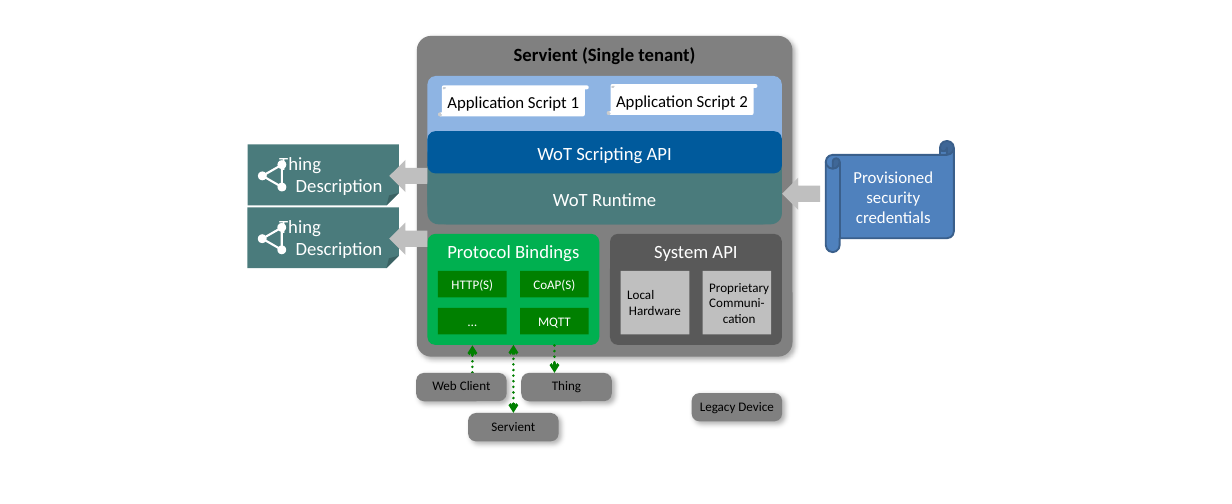
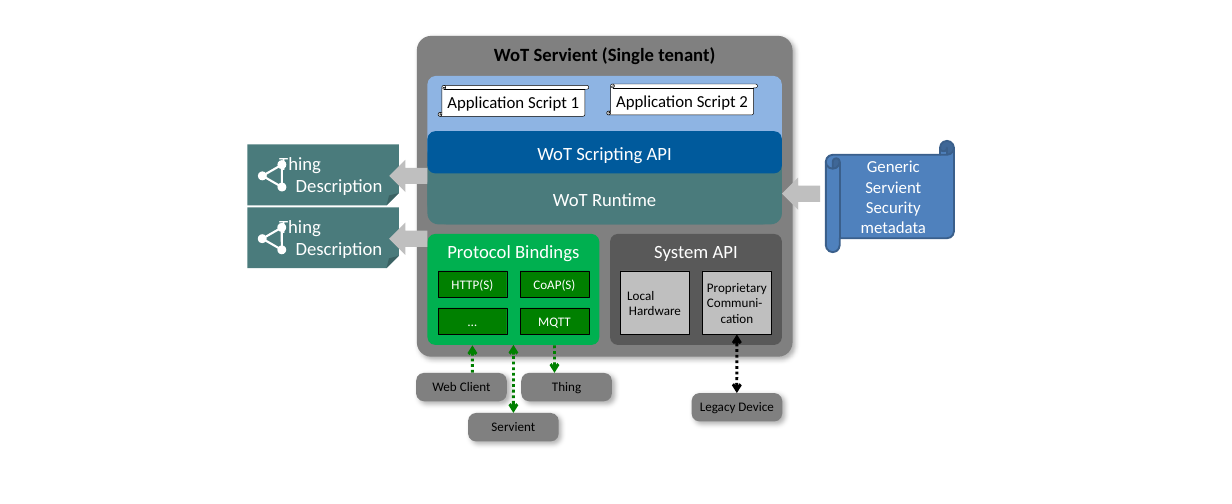
Before and after one commit to w3c/wot-security, a slide deck: slide 7 of images/Security_scenarios.pptx. Drawn at 1232x504 pixels with LibreOffice and Linux fonts; fonts in the diff are those of the drawing. Boxes give left, top, right and bottom in pixels: in the first picture for what was removed or moved away, otherwise in the second. Text is boxed around its words. In the diff, an @@ line names an element or a change of style, - is before the commit and + after.

```diff
--- a/images/Security_scenarios.pptx
+++ b/images/Security_scenarios.pptx
@@ text in rounded rectangle at (x1=494, y1=47, x2=715, y2=64): text changed @@
-Servient (Single tenant)
+WoT Servient (Single tenant)
@@ text in horizontal scroll at (x1=861, y1=160, x2=926, y2=233): text changed @@
-Provisioned security credentials
+Generic Servient Security metadata
@@ text in rectangle at (x1=707, y1=283, x2=767, y2=323): text changed @@
-Proprietary
-Communi-
-cation
+Proprietary
+Communi-
+cation
@@ outline none to #000000 0.51 pt in 8 elements at (x1=703, y1=271, x2=772, y2=334), (x1=621, y1=271, x2=690, y2=334), (x1=438, y1=85, x2=589, y2=116), (x1=438, y1=271, x2=507, y2=297), (x1=520, y1=271, x2=589, y2=297), (x1=520, y1=308, x2=589, y2=334), (x1=607, y1=84, x2=757, y2=115), (x1=438, y1=308, x2=507, y2=334) @@
@@ freeform shape added at (x1=737, y1=335, x2=737, y2=393), outline #000000 3 pt @@
```
Also in this commit, not shown: 8 other slides changed, 9 other files.
